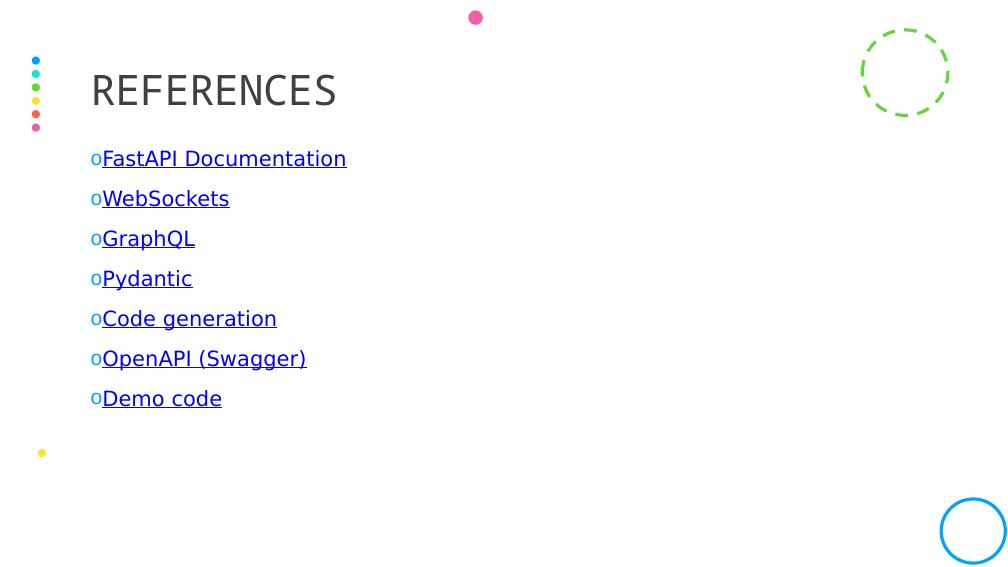
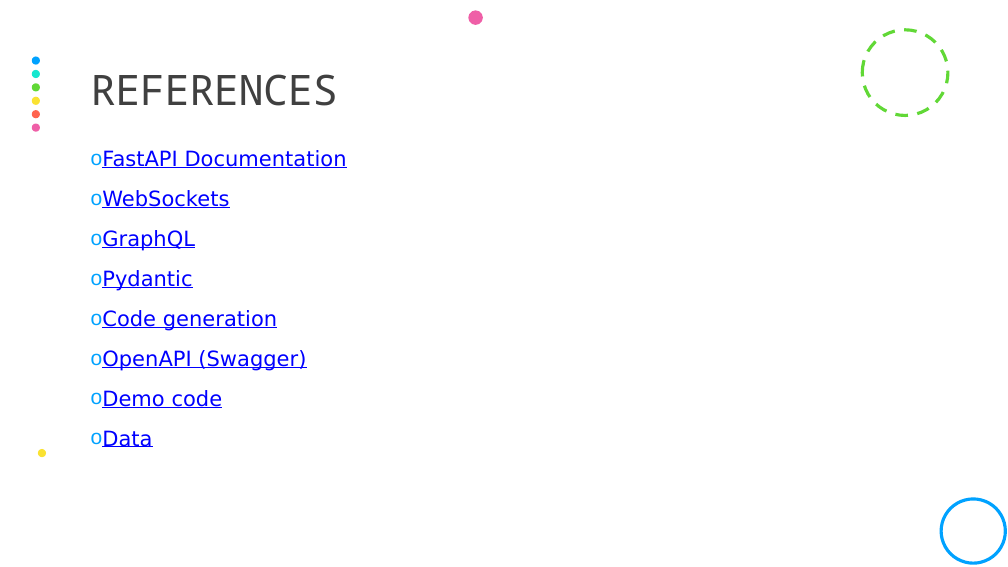
Before and after one commit to volopivoshenko/fastapi-demo, a slide deck: slide 13 of docs/The_Fastest_API_in_the_Pythonic_World.pptx. Drawn at 1008x567 pixels with LibreOffice and Linux fonts; fonts in the diff are those of the drawing. Boxes give left, top, right and bottom in pixels: in the first picture for what was removed or moved away, otherwise in the second. Text is boxed around its words. In the diff, an @@ line names an element or a change of style, - is before the commit and + after.

Commit message:
Updated slides.

```diff
--- a/docs/The_Fastest_API_in_the_Pythonic_World.pptx
+++ b/docs/The_Fastest_API_in_the_Pythonic_World.pptx
@@ text at [102, 430, 152, 447]: paragraph added @@
+o Data
```
